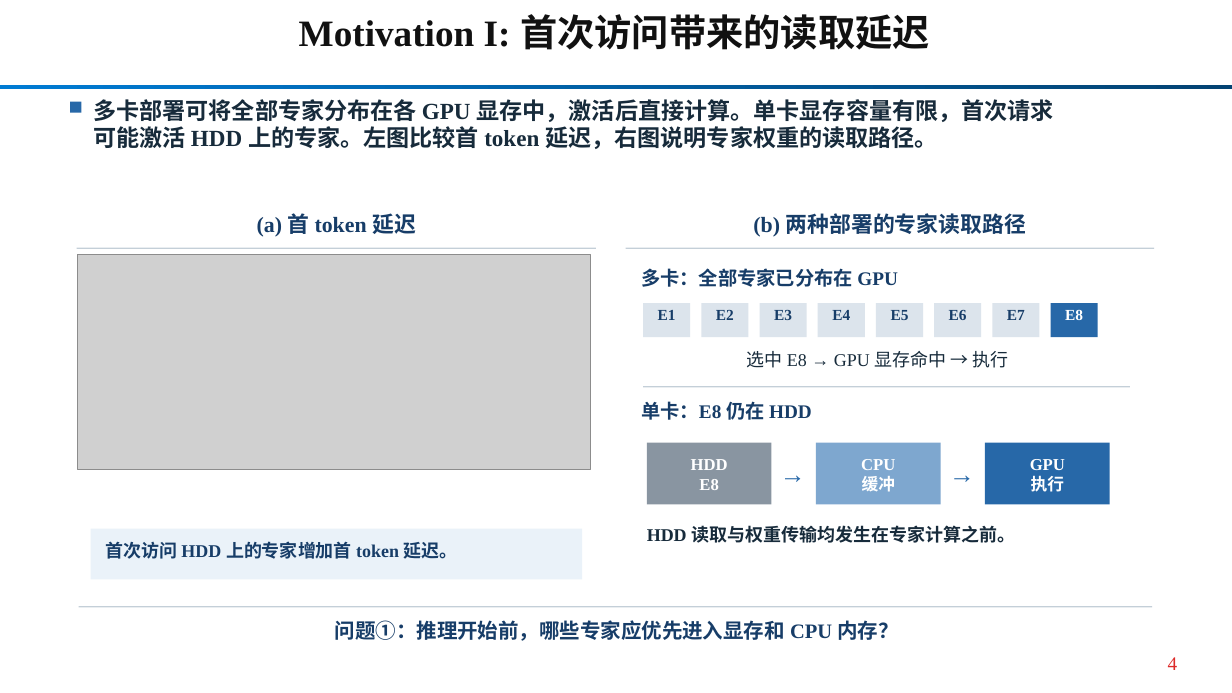
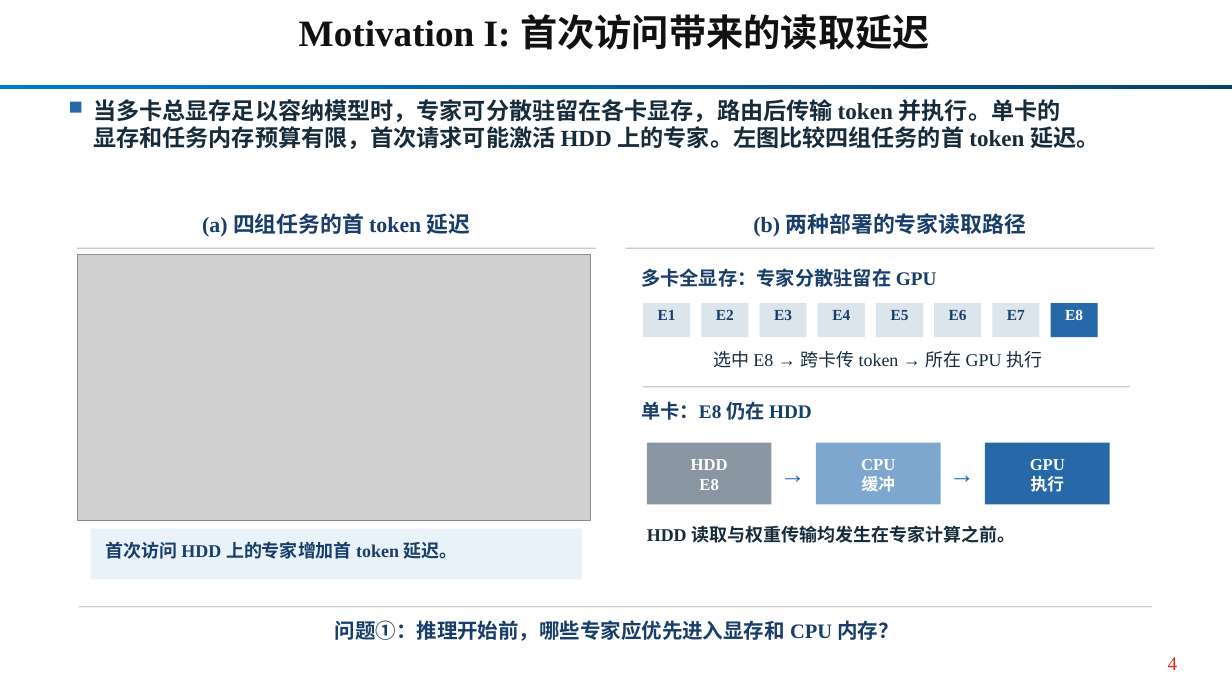
Before and after one commit to Kirihara-Yun/mecc_package, a slide deck: slide 4 of mecc_package/paper/current/MECC_HPCA_current.pptx. Drawn at 1232x693 pixels with LibreOffice and Linux fonts; fonts in the diff are those of the drawing; grey boxes stand for pictures. Boxes give left, top, right and bottom in pixels: in the first picture for what was removed or moved away, otherwise in the second. Text is boxed around its words. In the diff, an @@ line names an element or a change of style, - is before the commit and + after.

```diff
--- a/mecc_package/paper/current/MECC_HPCA_current.pptx
+++ b/mecc_package/paper/current/MECC_HPCA_current.pptx
@@ text at box(93, 99, 1099, 149): text changed @@
-多卡部署可将全部专家分布在各 GPU 显存中，激活后直接计算。单卡显存容量有限，首次请求
-可能激活 HDD 上的专家。左图比较首 token 延迟，右图说明专家权重的读取路径。
+当多卡总显存足以容纳模型时，专家可分散驻留在各卡显存，路由后传输 token 并执行。单卡的
+显存和任务内存预算有限，首次请求可能激活 HDD 上的专家。左图比较四组任务的首 token 延迟。
@@ text at box(202, 213, 471, 237): text changed @@
-(a) 首 token 延迟
+(a) 四组任务的首 token 延迟
@@ picture: place and size @@
-picture at box(78, 254, 591, 470)
+picture at box(78, 254, 591, 520)
@@ text at box(641, 268, 937, 287): text changed @@
-多卡：全部专家已分布在 GPU
+多卡全显存：专家分散驻留在 GPU
@@ text at box(713, 351, 1042, 368): text changed @@
-选中 E8 → GPU 显存命中 → 执行
+选中 E8 → 跨卡传 token → 所在 GPU 执行
```
Also in this commit, not shown: 4 other slides changed, 13 other files.
